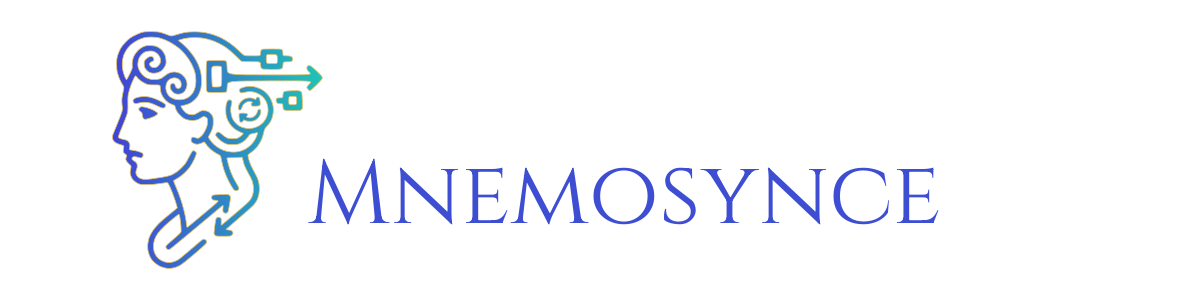
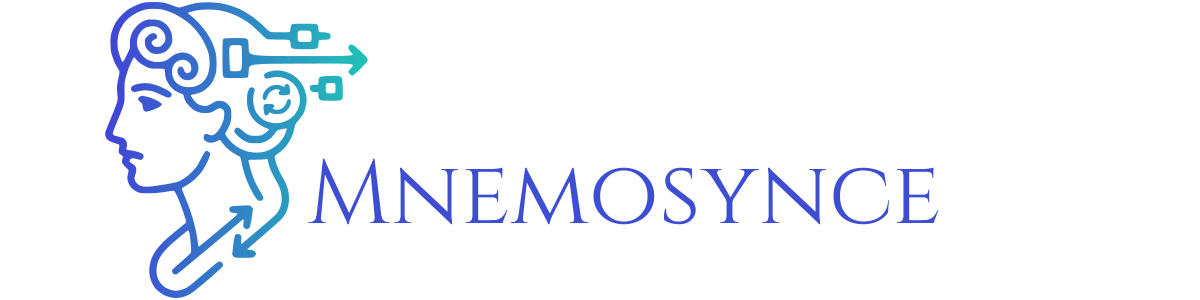
Before/after of a (1200, 300) layered artwork. What changed in the layer stack:
painted on "mnemosynce-bak.svg" over [105, 2, 368, 299]